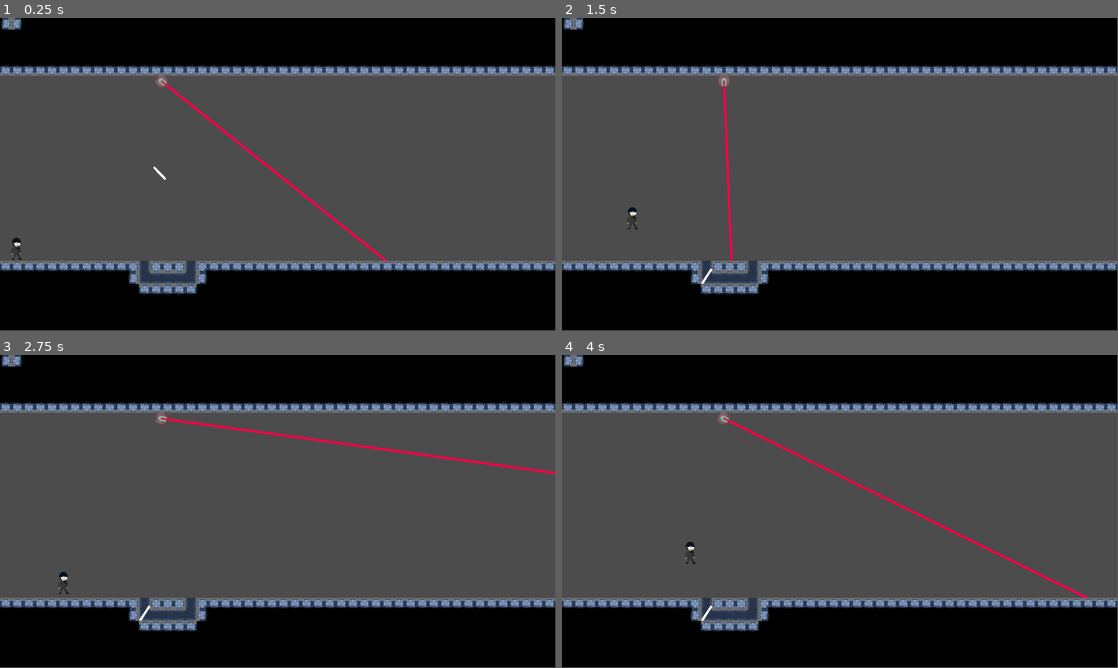
Above: before the commit, frames 1-4 (two rows, left to right).
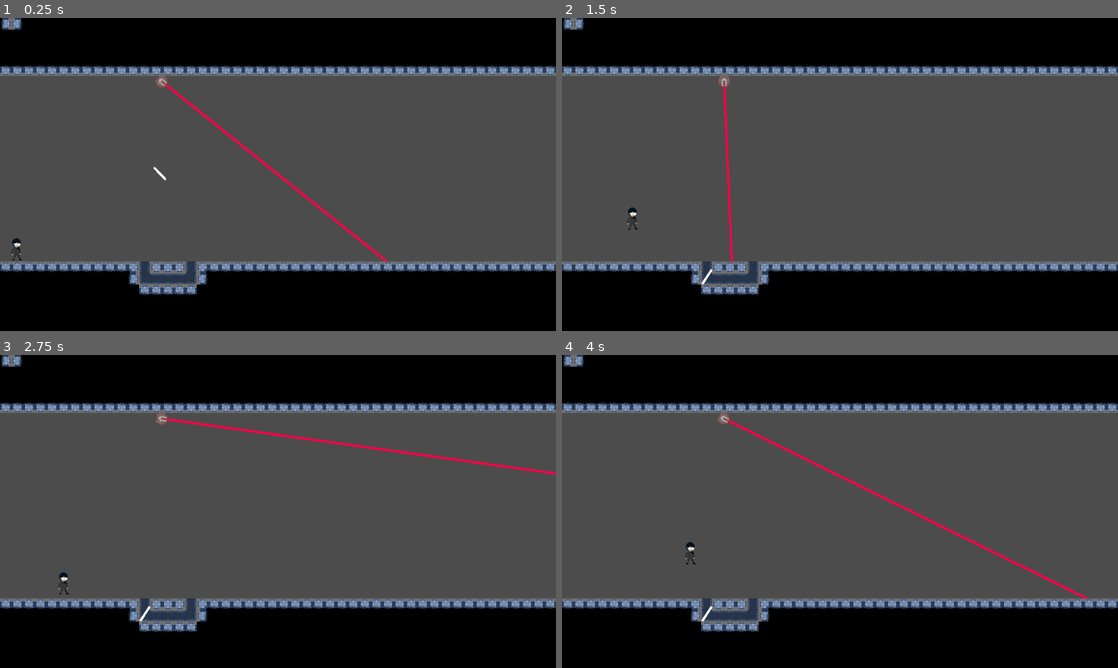
Above: after the commit, the same moments.

Repository: enderpyy/loop
Game: Godot game, scene res://scenes/map.tscn
Same seed, same stepped clock (60 frames per second), same inputs: the game is played once before the commit and once after it.
Inputs (mouse positions are in pixels of both pictures, inside the frame that each line leads up to):
- Up to frame 1 (0.25 s): no input
- Up to frame 2 (1.5 s): move the mouse to (962, 158) at 0.52 s; hold D (move_right) from 0.53 s (still down); tap Space (jump) at 0.77 s; move the mouse to (728, 190) at 1.27 s
- Up to frame 3 (2.75 s): tap Space (jump) at 1.52 s; move the mouse to (333, 442) at 2.02 s; release D (move_right) at 2.03 s; hold A (move_left) from 2.03 s (still down)
- Up to frame 4 (4 s): move the mouse to (812, 574) at 2.77 s; release A (move_left) at 2.78 s; hold D (move_right) from 2.78 s (still down); tap Space (jump) at 3.02, 3.77 s; move the mouse to (1006, 558) at 3.52 s
In our replay, the window is 799x449 before the commit and 800x450 after it. These sizes can differ from the game's own. Grey fills any space a smaller window leaves; there, only what the larger window draws over its background counts as a difference.

The runs differ from the first frame. In frame 1, 2.2% of the frame differs, in the area x 0-100%, y 14-89%; in frame 2, 2.2%; in frame 3, 2.4%; in frame 4, 2.4%.

Commit message:
3x upscaling and player movement bug fix

Diff:
--- a/laser_beam.gd
+++ b/laser_beam.gd
@@ -21,7 +21,7 @@
 	var laser_end_pos := target_position
 	force_raycast_update()
 	if is_colliding():
-		print(get_collision_normal())
+		#print(get_collision_normal())
 		var collider = get_collider()
 		if collider.has_method("take_damage"):
 			collider.take_damage()
--- a/project.godot
+++ b/project.godot
@@ -22,8 +22,10 @@
 
 [display]
 
-window/size/viewport_width=960
-window/size/viewport_height=540
+window/size/viewport_width=2880
+window/size/viewport_height=1620
+window/stretch/mode="viewport"
+window/stretch/scale=3.0
 
 [input]
 
--- a/scenes/walk_state.gd
+++ b/scenes/walk_state.gd
@@ -13,11 +13,12 @@
 	super()
 
 func run(delta):
+	print('running')
 	if Input.is_action_just_pressed("jump"):
 		exit(jump_state)
 	if Input.get_axis("move_left","move_right") != 0:
 		parent.velocity.x = Input.get_axis("move_left","move_right") * parent.move_speed
 	else:
 		parent.velocity.x /= parent.decel_rate
-	if parent.velocity.x <= parent.move_speed / 100:
+	if abs(parent.velocity.x) <= parent.move_speed / 100:
 		exit(idle_state)
